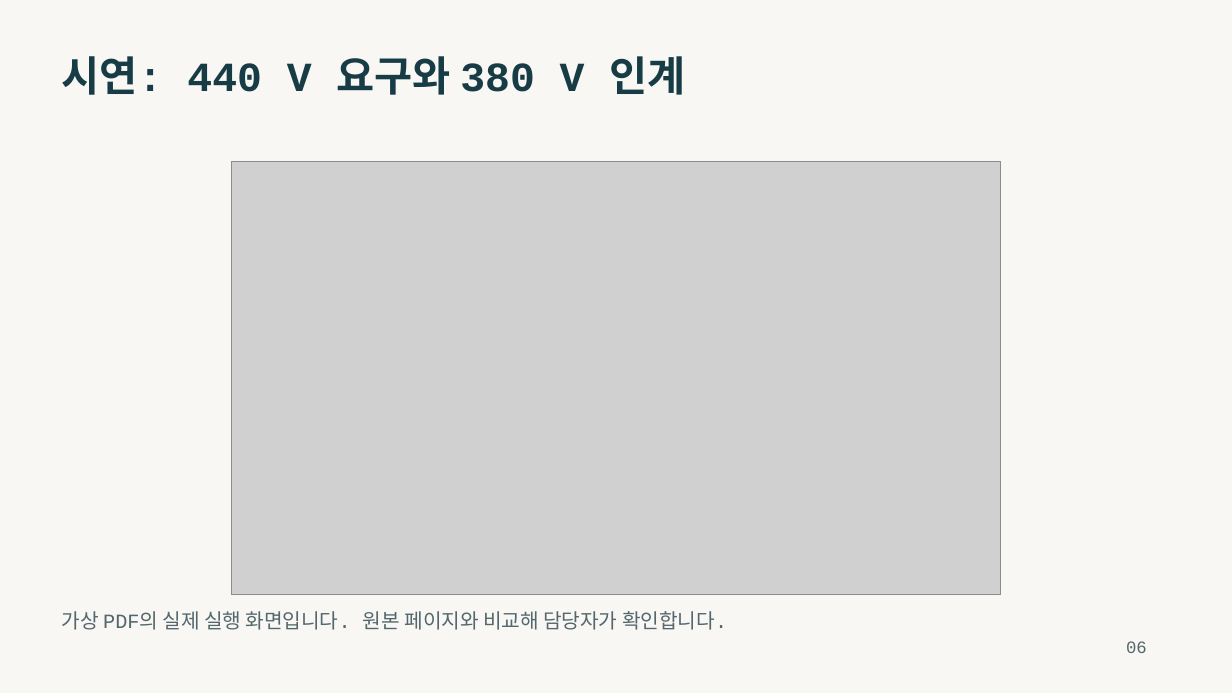
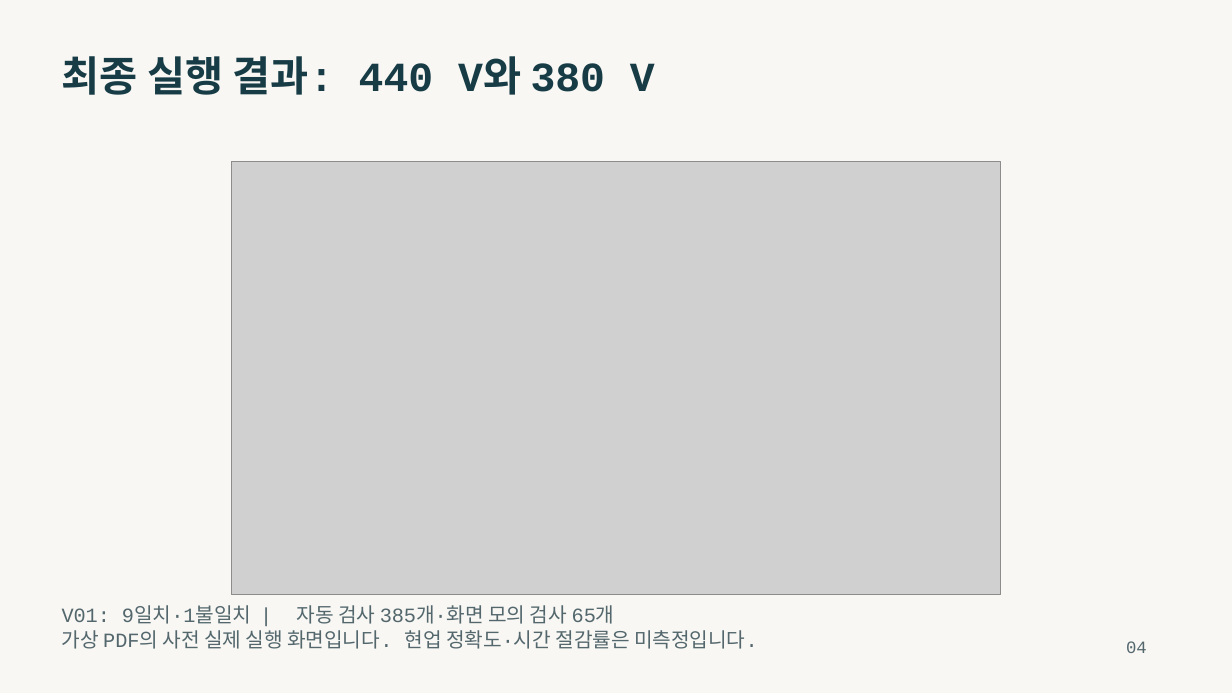
Before and after one commit to seogdo/transformer-spec-review, a slide deck: slide 4 of output/presentations/transformer-spec-review-presentation.pptx (slide 6 before the commit). Drawn at 1232x693 pixels with LibreOffice and Linux fonts; fonts in the diff are those of the drawing; grey boxes stand for pictures. Boxes give left, top, right and bottom in pixels: in the first picture for what was removed or moved away, otherwise in the second. Text is boxed around its words. In the diff, an @@ line names an element or a change of style, - is before the commit and + after.

```diff
--- a/output/presentations/transformer-spec-review-presentation.pptx
+++ b/output/presentations/transformer-spec-review-presentation.pptx
@@ text at (x1=62, y1=56, x2=655, y2=95): text changed @@
-시연: 440 V 요구와 380 V 인계
+최종 실행 결과: 440 V와 380 V
@@ text at (x1=62, y1=605, x2=758, y2=649): text changed @@
-가상 PDF의 실제 실행 화면입니다. 원본 페이지와 비교해 담당자가 확인합니다.
+V01: 9일치·1불일치 | 자동 검사 385개·화면 모의 검사 65개
+가상 PDF의 사전 실제 실행 화면입니다. 현업 정확도·시간 절감률은 미측정입니다.
@@ text at (x1=1126, y1=641, x2=1147, y2=653): text changed @@
-06
+04
```
Also in this commit, not shown: 14 other slides changed, 2 slides added, 8 other files.
